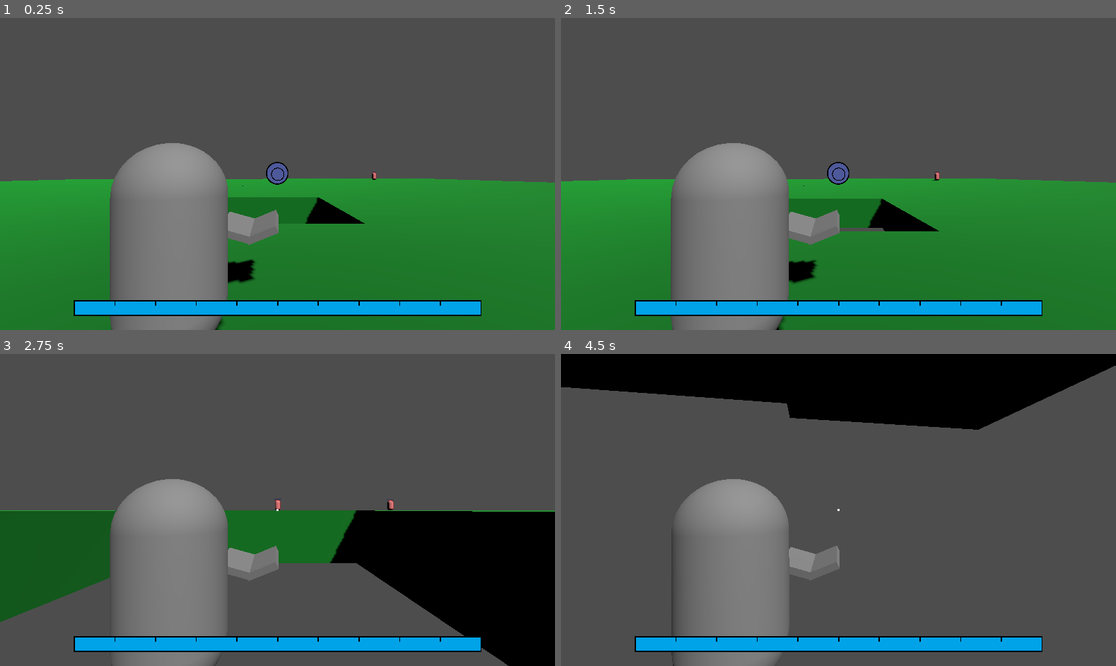
Above: before the commit, frames 1-4 (two rows, left to right).
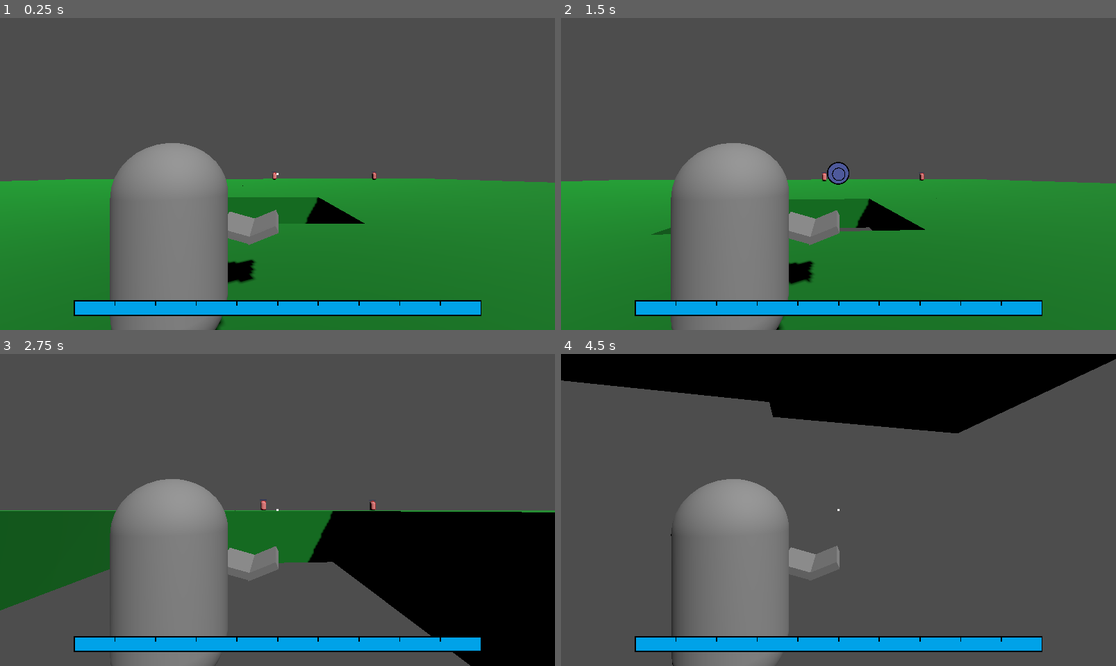
Above: after the commit, the same moments.

Repository: Tuocs/Project-Magic
Game: Godot game, scene res://Scenes/instant_manual_cast_main.tscn
Two runs of this game, one before a commit and one after it. Both use one fixed random seed, a clock stepped at 60 frames per second and the inputs below. This scene is started directly instead of the project's main scene.
Inputs (mouse positions are in pixels of both pictures, inside the frame that each line leads up to):
- Up to frame 1 (0.25 s): no input
- Up to frame 2 (1.5 s): click (838, 174) at 0.52 s; tap Enter at 1.25 s; move the mouse to (866, 174) at 1.27 s; hold W (move_forward) from 1.28 s (still down); hold Alt (edit_magic) from 1.28 s (still down)
- Up to frame 3 (2.75 s): keep holding W (move_forward); tap Space (jump) at 1.52, 2.27 s; move the mouse to (249, 510) at 2.02 s; release Alt (edit_magic) at 2.03 s; tap 2 (magic_aura) at 2.1 s
- Up to frame 4 (4.5 s): keep holding W (move_forward); move the mouse to (849, 503) at 2.77 s; tap 4 (magic_blast) at 2.85 s; move the mouse to (832, 516) at 3.52 s; click (832, 516) at 3.6 s; tap Space (jump) at 3.77 s; move the mouse to (877, 513) at 4.27 s; tap 1 (magic_projectile) at 4.35 s

The runs differ from the first frame. In frame 1, 0.2% of the frame differs, in the area x 47-52%, y 46-54%; in frame 2, 0.9%; in frame 3, 3.1%, in the area x 0-100%, y 40-100%; in frame 4, 1.4%.

Commit message:
ui and dmg fixes

Diff:
--- a/Prefabs/manual_cast_ui.tscn
+++ b/Prefabs/manual_cast_ui.tscn
@@ -28,7 +28,7 @@
 mouse_filter = 1
 script = ExtResource("1_i1068")
 crystals = [NodePath("Edit Overlay/Crystal"), NodePath("Edit Overlay/Spell Details/Crystal2")]
-radius = 300.0
+radius = 200.0
 center_radius = 75.0
 
 [node name="Crosshair" type="ColorRect" parent="."]
@@ -47,6 +47,7 @@
 mouse_filter = 2
 
 [node name="Edit Overlay" type="Control" parent="."]
+visible = false
 layout_mode = 1
 anchors_preset = 15
 anchor_right = 1.0
@@ -293,24 +294,6 @@
 scale = Vector2(0.5, 0.5)
 mouse_filter = 2
 
-[node name="up" type="TextureRect" parent="Edit Overlay/Spell Details/Crystal2/large/Edit Overlay"]
-layout_mode = 0
-offset_left = 100.0
-offset_right = 200.0
-offset_bottom = 100.0
-mouse_filter = 2
-texture = ExtResource("10_x02v6")
-expand_mode = 1
-
-[node name="left" type="TextureRect" parent="Edit Overlay/Spell Details/Crystal2/large/Edit Overlay"]
-layout_mode = 0
-offset_top = 100.0
-offset_right = 100.0
-offset_bottom = 200.0
-mouse_filter = 2
-texture = ExtResource("11_jv731")
-expand_mode = 1
-
 [node name="right" type="TextureRect" parent="Edit Overlay/Spell Details/Crystal2/large/Edit Overlay"]
 layout_mode = 0
 offset_left = 200.0
@@ -327,6 +310,24 @@
 offset_top = 200.0
 offset_right = 200.0
 offset_bottom = 300.0
+mouse_filter = 2
+texture = ExtResource("11_jv731")
+expand_mode = 1
+
+[node name="left" type="TextureRect" parent="Edit Overlay/Spell Details/Crystal2/large/Edit Overlay"]
+layout_mode = 0
+offset_top = 100.0
+offset_right = 100.0
+offset_bottom = 200.0
+mouse_filter = 2
+texture = ExtResource("10_x02v6")
+expand_mode = 1
+
+[node name="up" type="TextureRect" parent="Edit Overlay/Spell Details/Crystal2/large/Edit Overlay"]
+layout_mode = 0
+offset_left = 100.0
+offset_right = 200.0
+offset_bottom = 100.0
 mouse_filter = 2
 texture = ExtResource("13_urajh")
 expand_mode = 1
--- a/Scripts/cast_ui.gd
+++ b/Scripts/cast_ui.gd
@@ -12,7 +12,7 @@
 var stored_spell_type: int = -1
 @export var auto_crystal: Control
 var instant_cast: bool
-var mouse_sensitivity = 1
+var mouse_sensitivity = 0.5
 var selector_pos: Vector2 = Vector2(0,0)
 @export var radius: float
 @export var offset: Vector2
--- a/Scripts/projectile.gd
+++ b/Scripts/projectile.gd
@@ -3,7 +3,7 @@
 @export var speed: float = 70.0
 @export var lifetime: float = 5.0
 var lived_time = 0
-var damage = 34
+var damage = 51
 var type: Unit.element_type
 
 func _physics_process(delta):
